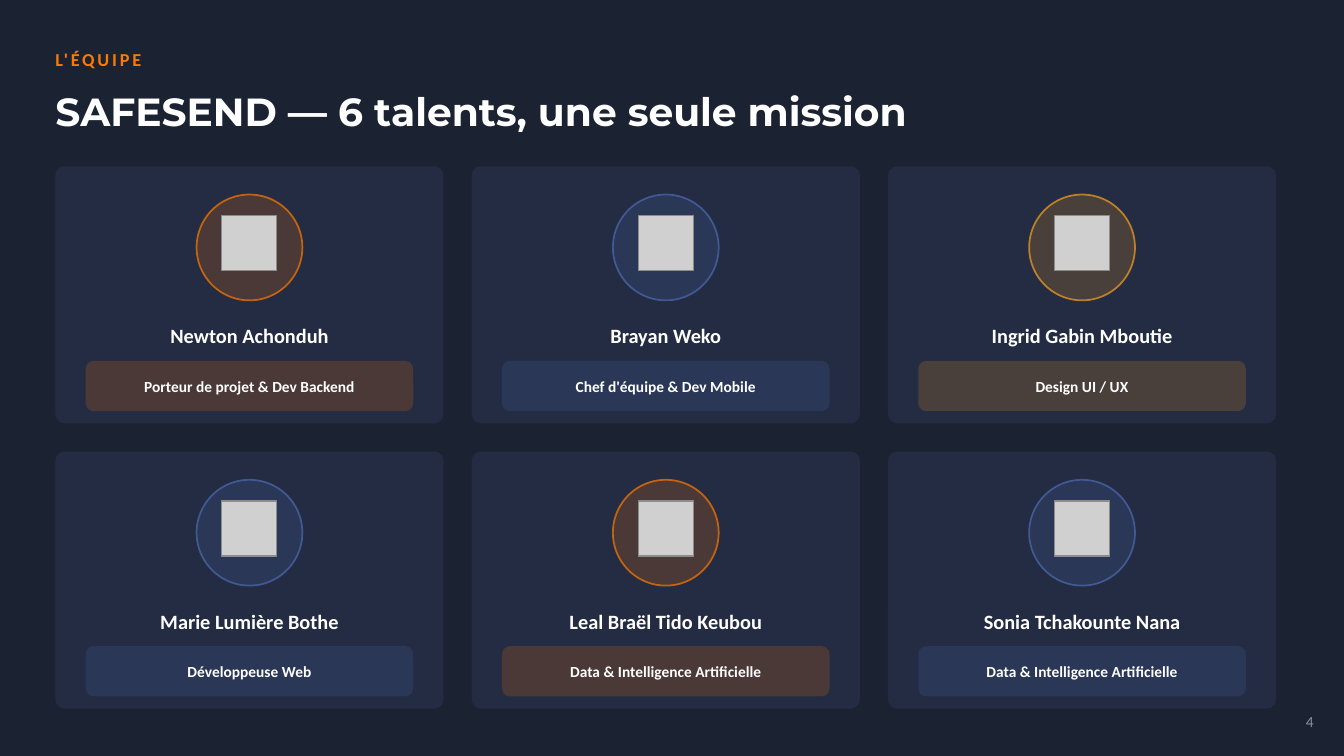
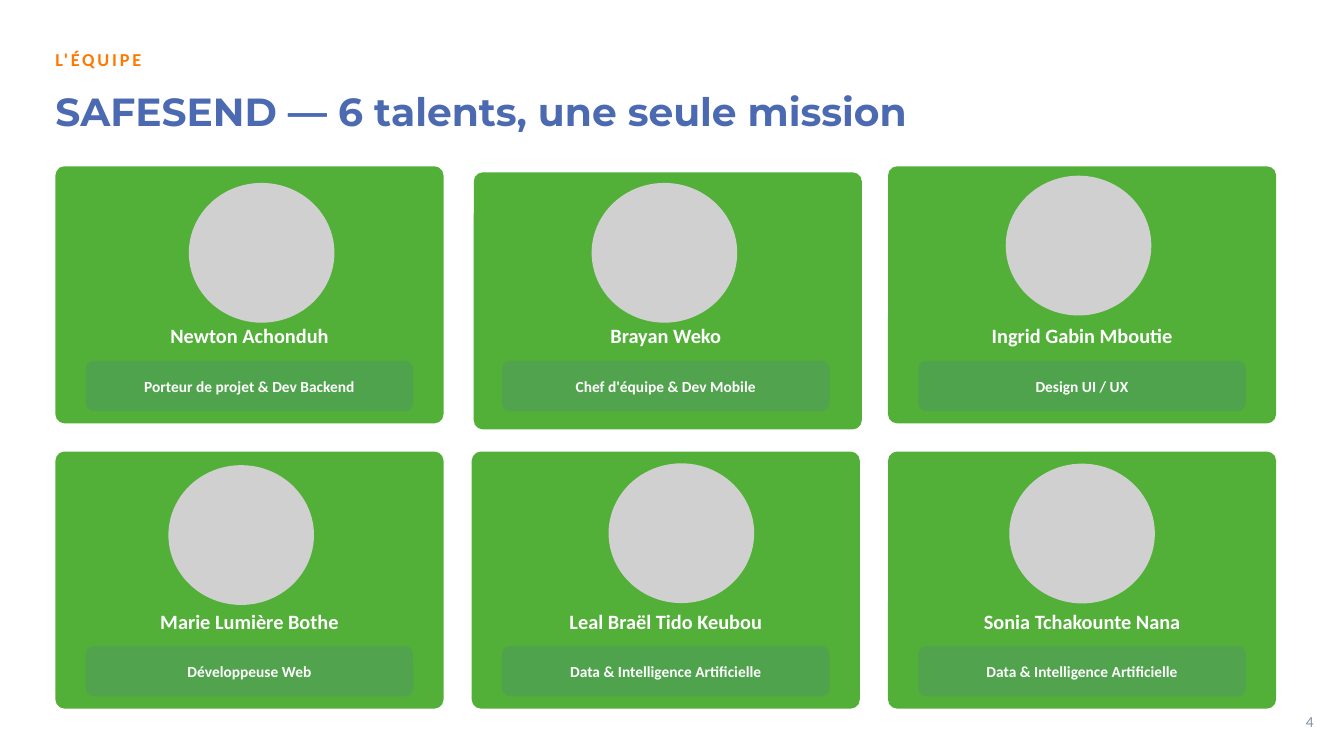
Before and after one commit to kwismo-support/Kwismo, a slide deck: slide 4 of cadrage/KWISMO_Presentation.pptx. Drawn at 1344x756 pixels with LibreOffice and Linux fonts; fonts in the diff are those of the drawing; grey boxes stand for pictures; background and template pictures are left out. Boxes give left, top, right and bottom in pixels: in the first picture for what was removed or moved away, otherwise in the second. Text is boxed around its words. In the diff, an @@ line names an element or a change of style, - is before the commit and + after.

```diff
--- a/cadrage/KWISMO_Presentation.pptx
+++ b/cadrage/KWISMO_Presentation.pptx
@@ background picture (left out) to #FFFFFF @@
@@ text "SAFESEND — 6 talents, une ..." at [55,95,907,132]: text colour #FFFFFF to #4C6AB1 @@
@@ fill #232C42 to #52B038 in 6 elements at [55,166,444,423], [888,166,1276,423], [55,452,444,709], [472,452,860,709], [888,452,1276,709], [474,172,862,430] @@
@@ rounded rectangle: place and size @@
-rounded rectangle at [472,166,860,423]
+rounded rectangle at [474,172,862,430]
@@ picture added at [1006,175,1151,316] @@
@@ picture added at [189,182,334,323] @@
@@ ellipse removed at [197,195,302,300] @@
@@ picture added at [592,182,737,323] @@
@@ ellipse removed at [613,195,719,300] @@
@@ ellipse removed at [1029,195,1135,300] @@
@@ picture removed at [222,216,277,271] @@
@@ picture removed at [638,216,694,271] @@
@@ picture removed at [1055,216,1110,271] @@
@@ rounded rectangle at [86,361,413,411]: fill #FF7900 at 18% opacity to #4C6AB1 at 18% opacity @@
@@ rounded rectangle at [919,361,1246,411]: fill #F6A020 at 18% opacity to #4C6AB1 at 18% opacity @@
@@ picture added at [168,466,314,606] @@
@@ picture added at [609,464,754,604] @@
@@ picture added at [1009,464,1154,604] @@
@@ ellipse removed at [197,480,302,586] @@
@@ picture removed at [222,501,277,557] @@
@@ ellipse removed at [613,480,719,586] @@
@@ picture removed at [638,501,694,557] @@
@@ ellipse removed at [1029,480,1135,586] @@
@@ picture removed at [1055,501,1110,557] @@
@@ rounded rectangle at [502,646,830,697]: fill #FF7900 at 18% opacity to #4C6AB1 at 18% opacity @@
```
Also in this commit, not shown: 24 other slides changed, 3 other files.
